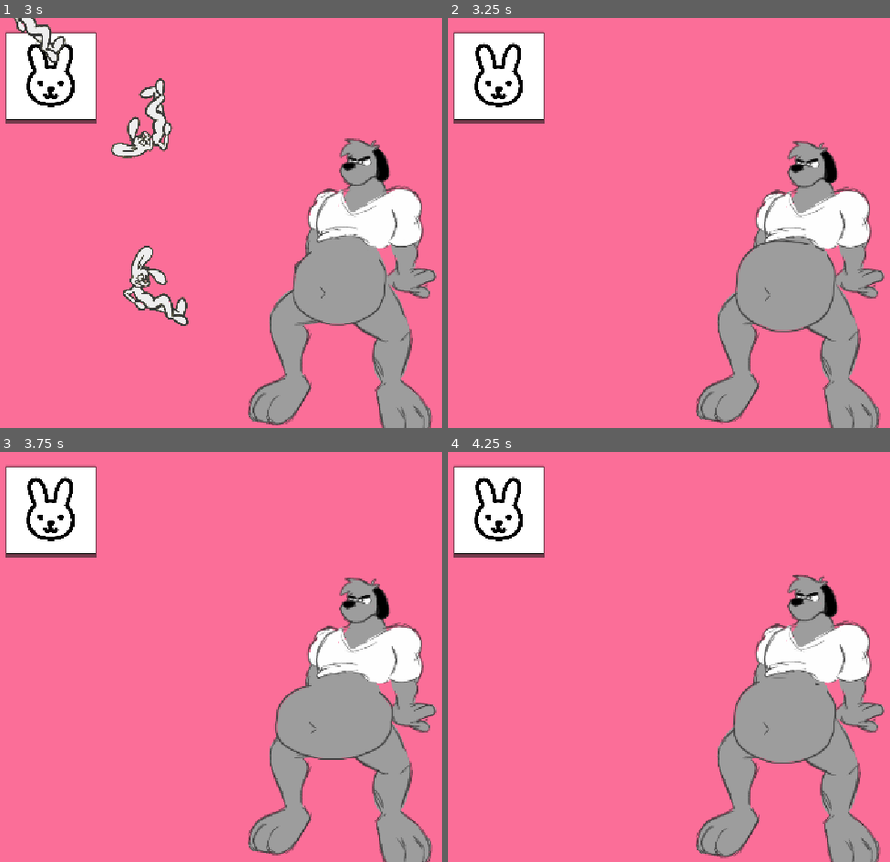
Above: before the commit, frames 1-4 (two rows, left to right).
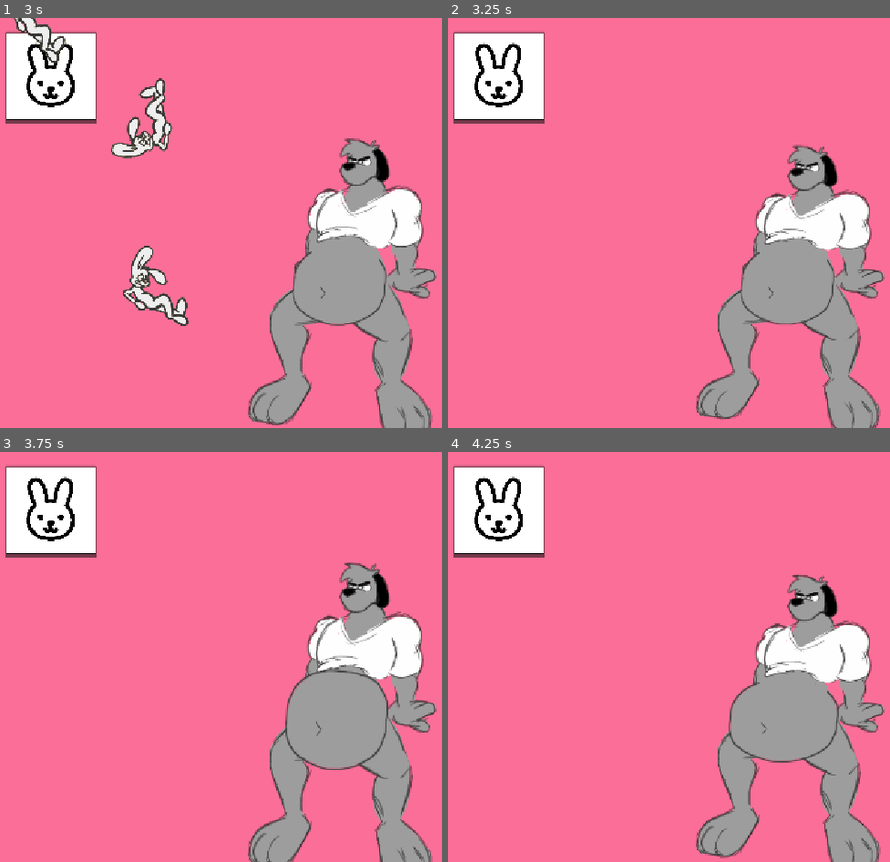
Above: after the commit, the same moments.

Repository: HellsStudios/character_feeder
Game: Godot game, scene res://scenes/main.tscn
Same seed, same stepped clock (60 frames per second), same inputs: the game is played once before the commit and once after it.
Inputs (mouse positions are in pixels of both pictures, inside the frame that each line leads up to):
- Up to frame 1 (3 s): click (48, 79) at 0.5 s; click (48, 79) at 1.25 s; click (48, 79) at 2 s; drag from (57, 333) to (358, 182) at 2.77 s
- Up to frame 2 (3.25 s): no input
- Up to frame 3 (3.75 s): drag from (212, 677) to (358, 616) at 3.52 s
- Up to frame 4 (4.25 s): no input

Frame 1 is identical in both runs. In frame 2, 3.6% of the frame differs, in the area x 56-99%, y 30-100%; in frame 3, 5.9%, in the area x 56-99%, y 26-100%; in frame 4, 0.5%.

Commit message:
Gulp animation and changed timing on belly expanding animation

Diff:
--- a/scenes/predator.gd
+++ b/scenes/predator.gd
@@ -8,6 +8,7 @@
 
 var belly_increase : float = 0.08
 var prey_eaten_count : int = 0
+var gulping : bool = false
 
 func _ready():
 	print("thing")
@@ -15,7 +16,8 @@
 
 
 func _on_edible_eaten():
-	increase_belly_size()
+	gulping = true
+	play_gulp_animation()
 
 
 func increase_belly_size():
@@ -31,6 +33,10 @@
 		if cover:
 			cover.queue_free()
 	#belly.scale += Vector2(belly_increase, belly_increase)
+
+
+func play_gulp_animation():
+	body_animation_player.play("gulp")
 
 
 func _on_mouth_open_collision_area_entered(area):
@@ -50,5 +56,10 @@
 
 func _on_mouth_open_collision_body_exited(body):
 	print("body exited")
-	body_animation_player.play("idle")
+	if not gulping:
+		body_animation_player.play("idle")
 	print("Current animation: ", body_animation_player.current_animation)
+
+
+func finished_gulping():
+	gulping = false
--- a/scenes/predator.tscn
+++ b/scenes/predator.tscn
@@ -49,6 +49,64 @@
 "update": 1,
 "values": [0]
 }
+tracks/1/type = "value"
+tracks/1/imported = false
+tracks/1/enabled = true
+tracks/1/path = NodePath("Visuals/Sprite2D:scale")
+tracks/1/interp = 1
+tracks/1/loop_wrap = true
+tracks/1/keys = {
+"times": PackedFloat32Array(0),
+"transitions": PackedFloat32Array(1),
+"update": 0,
+"values": [Vector2(1, 1)]
+}
+
+[sub_resource type="Animation" id="Animation_7ds8v"]
+resource_name = "gulp"
+length = 0.9
+step = 0.1
+tracks/0/type = "value"
+tracks/0/imported = false
+tracks/0/enabled = true
+tracks/0/path = NodePath("Visuals/Sprite2D:frame")
+tracks/0/interp = 1
+tracks/0/loop_wrap = true
+tracks/0/keys = {
+"times": PackedFloat32Array(0),
+"transitions": PackedFloat32Array(1),
+"update": 1,
+"values": [0]
+}
+tracks/1/type = "value"
+tracks/1/imported = false
+tracks/1/enabled = true
+tracks/1/path = NodePath("Visuals/Sprite2D:scale")
+tracks/1/interp = 2
+tracks/1/loop_wrap = true
+tracks/1/keys = {
+"times": PackedFloat32Array(0, 0.3, 0.6, 0.9),
+"transitions": PackedFloat32Array(1, 1, 1, 1),
+"update": 0,
+"values": [Vector2(1, 1), Vector2(1, 0.9), Vector2(1, 1.1), Vector2(1, 1)]
+}
+tracks/2/type = "method"
+tracks/2/imported = false
+tracks/2/enabled = true
+tracks/2/path = NodePath(".")
+tracks/2/interp = 1
+tracks/2/loop_wrap = true
+tracks/2/keys = {
+"times": PackedFloat32Array(0.4, 0.9),
+"transitions": PackedFloat32Array(1, 1),
+"values": [{
+"args": [],
+"method": &"increase_belly_size"
+}, {
+"args": [],
+"method": &"finished_gulping"
+}]
+}
 
 [sub_resource type="Animation" id="Animation_w6bwu"]
 resource_name = "idle"
@@ -86,6 +144,7 @@
 [sub_resource type="AnimationLibrary" id="AnimationLibrary_w6bwu"]
 _data = {
 &"RESET": SubResource("Animation_wacsr"),
+&"gulp": SubResource("Animation_7ds8v"),
 &"idle": SubResource("Animation_w6bwu"),
 &"mouth_open": SubResource("Animation_voa5e")
 }
@@ -129,7 +188,7 @@
 }
 
 [sub_resource type="RectangleShape2D" id="RectangleShape2D_nxlau"]
-size = Vector2(147, 141.5)
+size = Vector2(139, 261)
 
 [node name="Predator" type="Node2D" unique_id=493401095]
 script = ExtResource("1_8or0i")
@@ -182,7 +241,7 @@
 priority = 3
 
 [node name="CollisionShape2D" type="CollisionShape2D" parent="MouthOpenCollision" unique_id=1255473842]
-position = Vector2(3.5, -301.25)
+position = Vector2(-0.5, -241.5)
 shape = SubResource("RectangleShape2D_nxlau")
 
 [connection signal="area_entered" from="MouthOpenCollision" to="." method="_on_mouth_open_collision_area_entered"]
